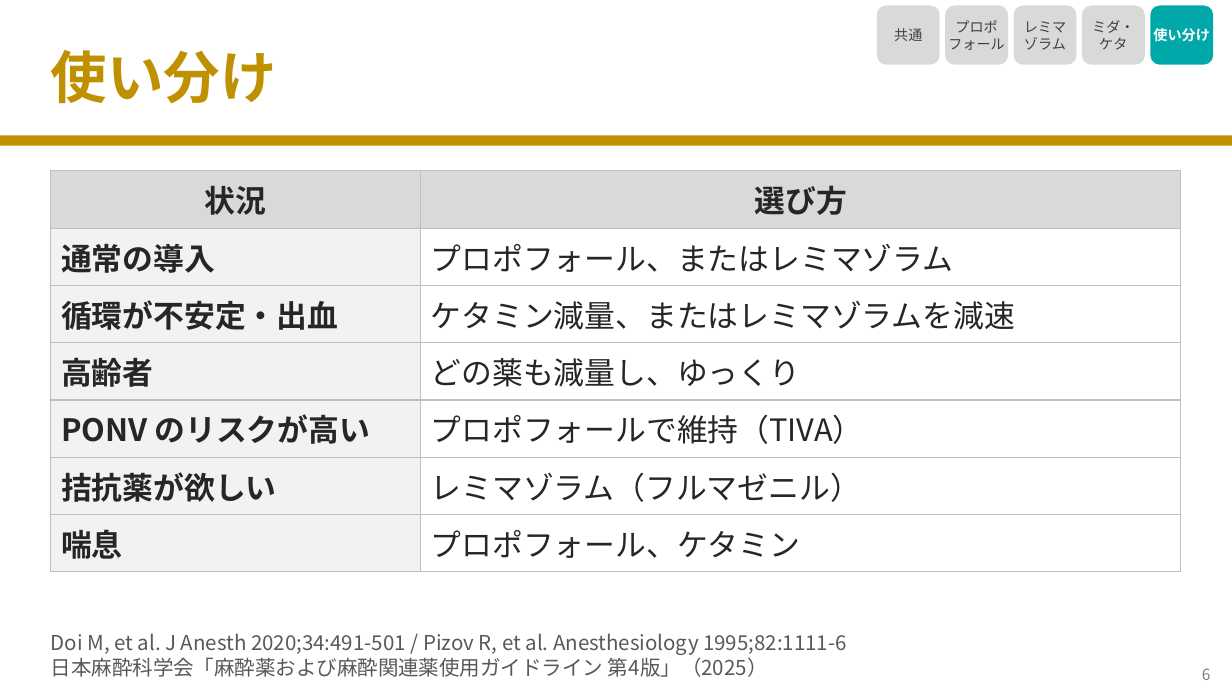
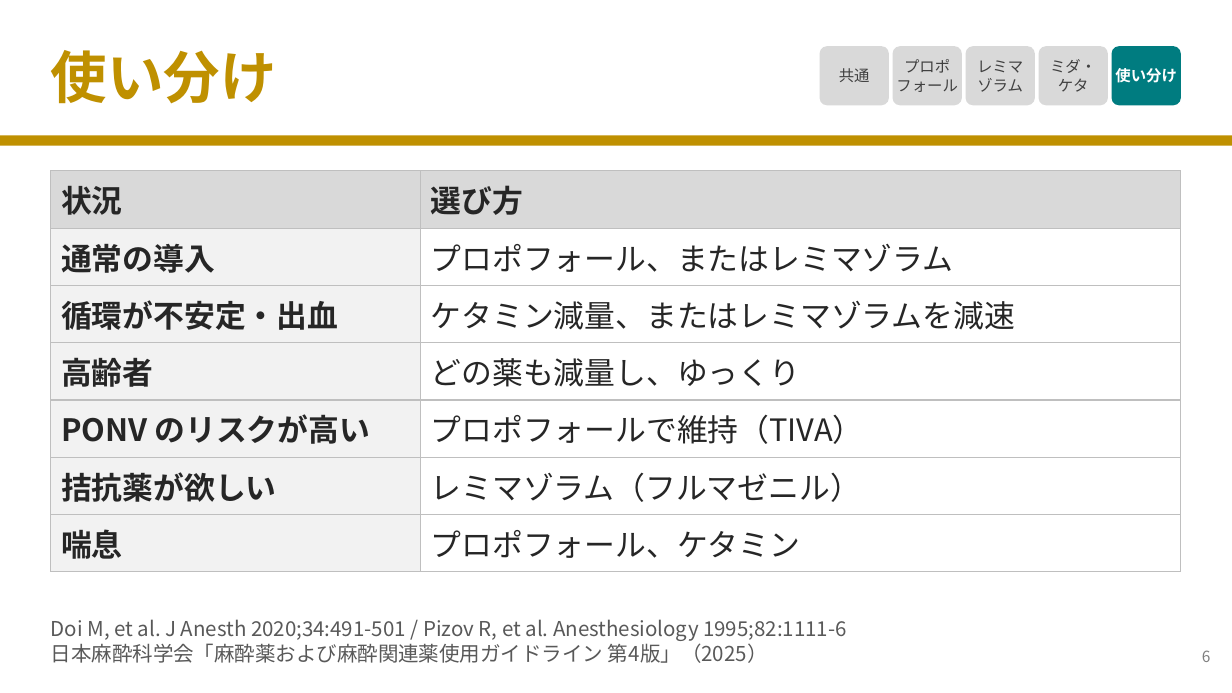
Before and after one commit to nobumitsu-3141/Anes-lecture, a slide deck: slide 7 of slides/3-2_iv_anesthetics/3-2_iv_anesthetics.pptx. Drawn at 1232x693 pixels with LibreOffice and Linux fonts; fonts in the diff are those of the drawing. Boxes give left, top, right and bottom in pixels: in the first picture for what was removed or moved away, otherwise in the second. Text is boxed around its words. In the diff, an @@ line names an element or a change of style, - is before the commit and + after.

```diff
--- a/slides/3-2_iv_anesthetics/3-2_iv_anesthetics.pptx
+++ b/slides/3-2_iv_anesthetics/3-2_iv_anesthetics.pptx
@@ size 11 to 12 pt; proportions changed in 4 elements at [1039,46,1108,105], [966,46,1035,105], [893,46,962,105], [820,46,889,105] @@
@@ rounded rectangle "共通": place and size @@
-rounded rectangle "共通" at [877,6,940,65]
+rounded rectangle "共通" at [820,46,889,105]
@@ rounded rectangle "プロポ": place and size @@
-rounded rectangle "プロポ" at [945,6,1008,65]
+rounded rectangle "プロポ" at [893,46,962,105]
@@ rounded rectangle "レミマ": place and size @@
-rounded rectangle "レミマ" at [1014,6,1077,65]
+rounded rectangle "レミマ" at [966,46,1035,105]
@@ rounded rectangle "ミダ・": place and size @@
-rounded rectangle "ミダ・" at [1082,6,1145,65]
+rounded rectangle "ミダ・" at [1039,46,1108,105]
@@ rounded rectangle "使い分け": place and size @@
-rounded rectangle "使い分け" at [1151,6,1214,65]
+rounded rectangle "使い分け" at [1112,46,1181,105]
@@ rounded rectangle "使い分け" at [1112,46,1181,105]: size 11 to 12 pt; fill #00A8AA to #007C80; proportions changed @@
@@ table at [51,171,1181,563] @@
@@ alignment centre to left @@
@@ text "Doi M, et al. J ...": place and size @@
-text "Doi M, et al. J ..." at [51,633,846,677]
+text "Doi M, et al. J ..." at [51,619,846,663]
@@ text "6": place and size @@
-text "6" at [1202,668,1211,680]
+text "6" at [1202,650,1211,662]
```
Also in this commit, not shown: 7 other slides changed, 7 other files.
